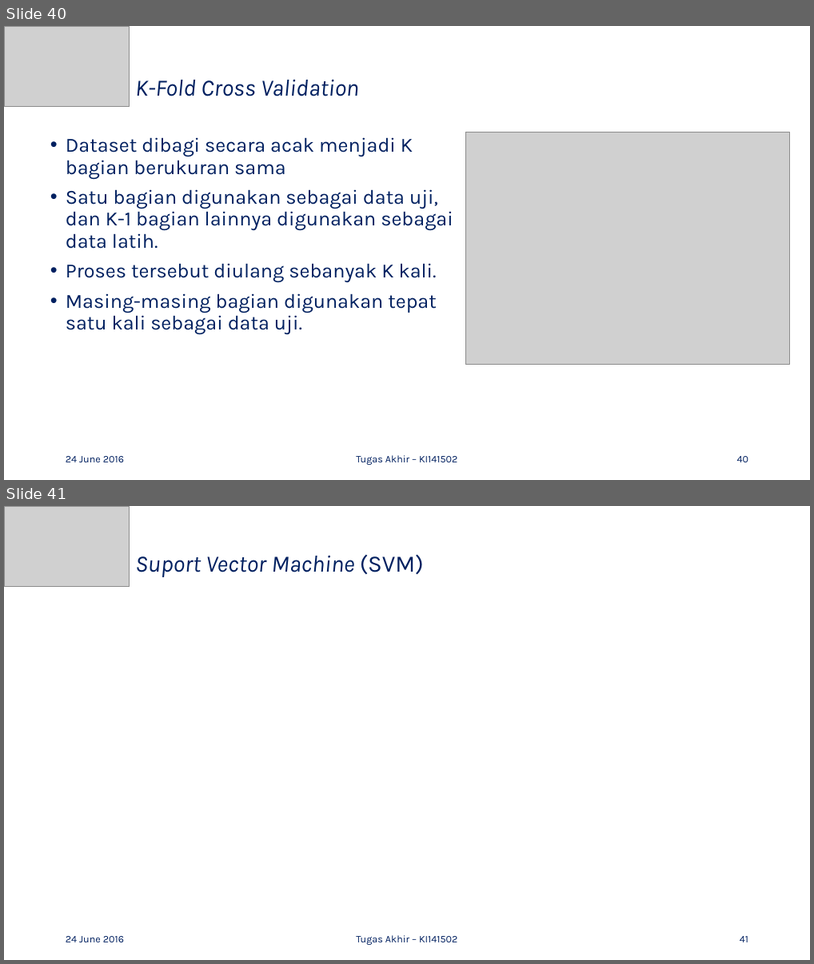
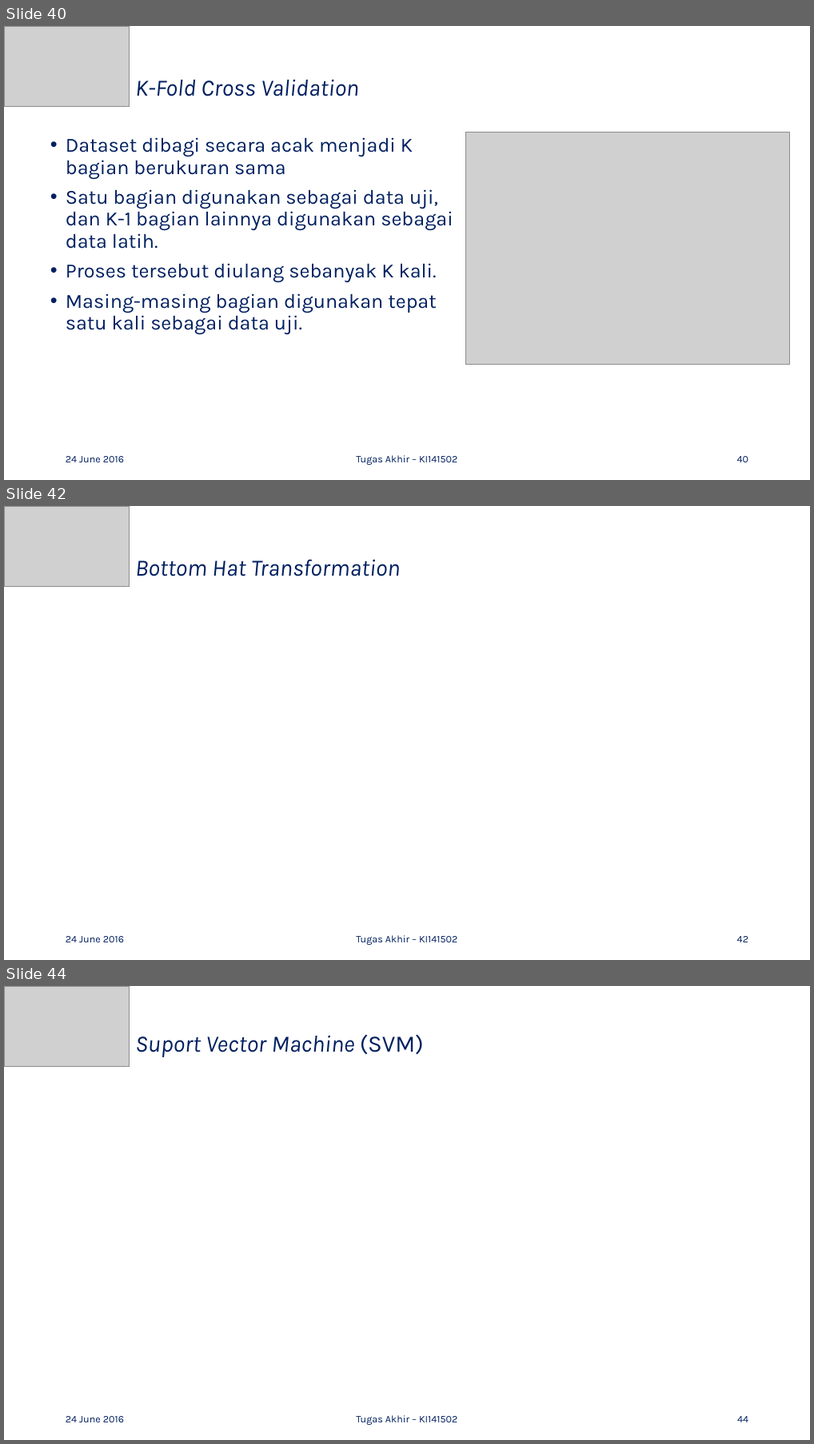
Before and after one commit to mustofa27/tugasAkhir, a slide deck: Bismillah Buku TA/Presentasi-TA_Ahmad-Mustofa_5112100100.pptx. Shown one above the other, each under a label of ours: slides 40 and 41 before the commit, slides 40, 42 and 44 after it; the slides between them are not shown. The pictures are 814x964 and 814x1444 pixels, drawn with LibreOffice and Linux fonts; fonts in the diff are those of the drawing; grey boxes stand for pictures. Boxes give left, top, right and bottom in pixels: in the first picture for what was removed or moved away, otherwise in the second. Text is boxed around its words. In the diff, an @@ line names an element or a change of style, - is before the commit and + after.

```diff
--- a/Bismillah Buku TA/Presentasi-TA_Ahmad-Mustofa_5112100100.pptx
+++ b/Bismillah Buku TA/Presentasi-TA_Ahmad-Mustofa_5112100100.pptx
@@ slide 42 added at [4, 506, 810, 960], background #FFFFFF @@
@@ picture added at [4, 506, 130, 587] @@
@@ title added at [135, 559, 401, 576], 28 pt, text #002060, italic @@
+Bottom Hat Transformation
@@ text added at [66, 936, 124, 942], 12 pt, text #002060 @@
+24 June 2016
@@ text added at [356, 935, 458, 944], 12 pt, text #002060 @@
+Tugas Akhir – KI141502
@@ page number added at [738, 936, 749, 942], 12 pt, text #002060 @@
+42
@@ what was slide 41 is now slide 44 @@
@@ page number at [738, 1416, 749, 1422]: text changed @@
-41
+44
```
Also in this commit, not shown: 5 slides changed, 4 other slides added, 1 other file.
